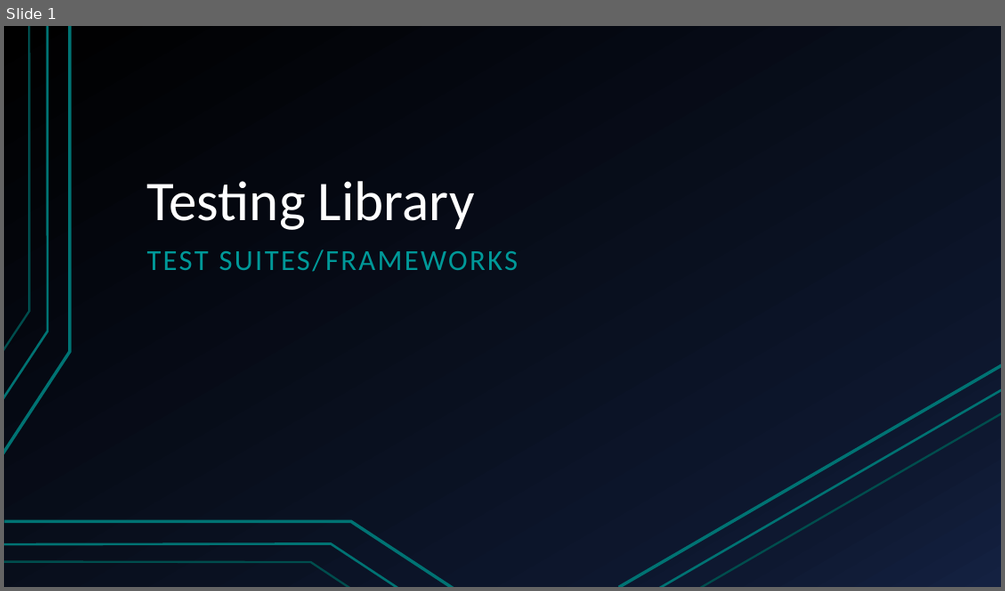
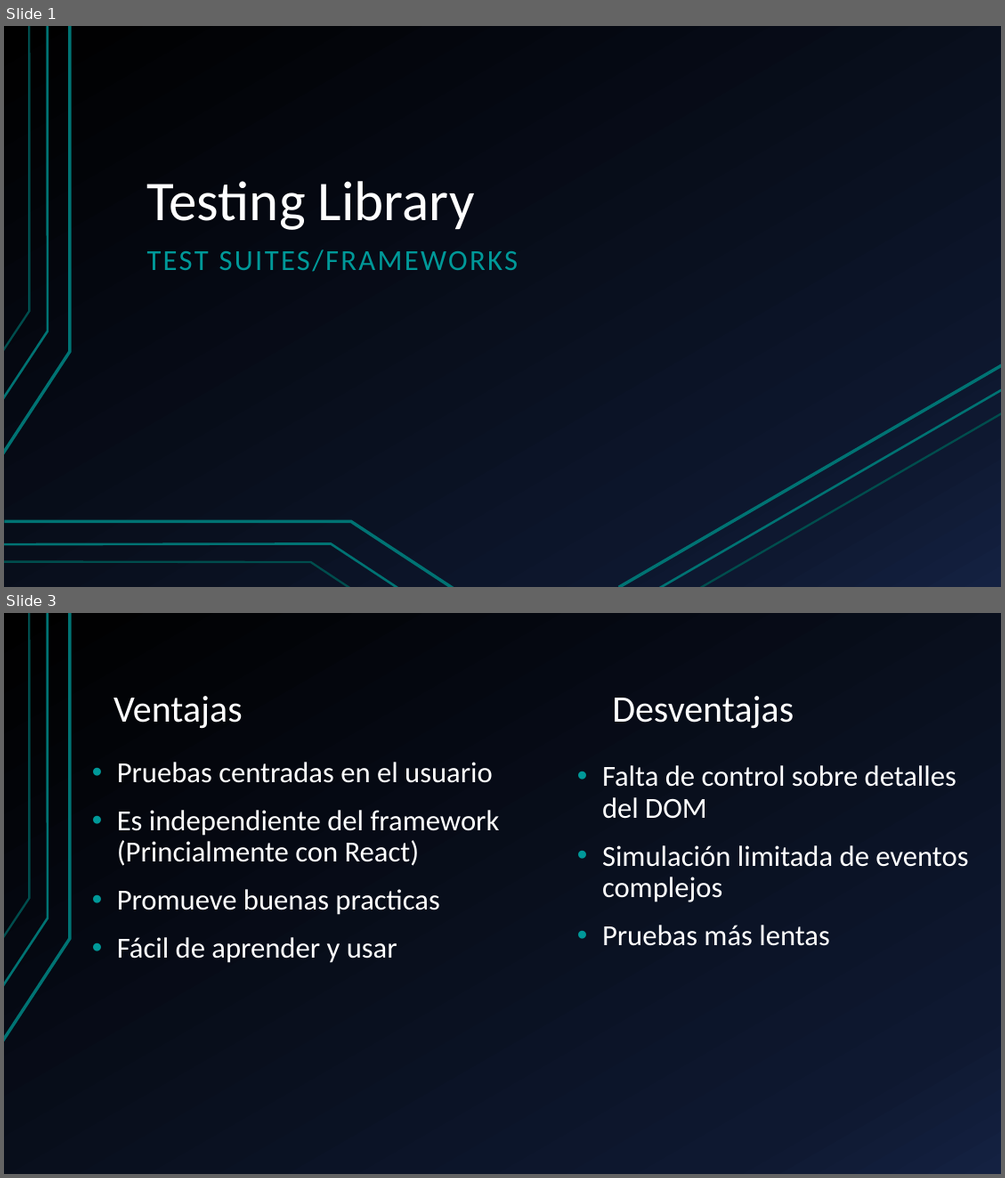
Before and after one commit to GusGiam01/TP-Desarrollo-Software, a slide deck: App POC/Documentacion/TestingLibrary-Presentacion.pptx. Shown one above the other, each under a label of ours: slide 1 before the commit, slides 1 and 3 after it; the slides between them are not shown. The pictures are 1005x591 and 1005x1178 pixels, drawn with LibreOffice and Linux fonts; fonts in the diff are those of the drawing. Boxes give left, top, right and bottom in pixels: in the first picture for what was removed or moved away, otherwise in the second. Text is boxed around its words. In the diff, an @@ line names an element or a change of style, - is before the commit and + after.

```diff
--- a/App POC/Documentacion/TestingLibrary-Presentacion.pptx
+++ b/App POC/Documentacion/TestingLibrary-Presentacion.pptx
@@ slide 3 added at [4,613,1001,1174], background gradient #000000 to #0F1931 to #142242; not listed: 3 template elements that a slide beside it also shows @@
@@ title added at [113,696,793,729], 36 pt, text #FFFFFF @@
+Ventajas Desventajas
@@ text added at [117,762,500,963], 28 pt, text #FFFFFF @@
+• Pruebas centradas en el usuario
+• Es independiente del framework (Princialmente con React)
+• Promueve buenas practicas
+• Fácil de aprender y usar
@@ text added at [602,765,968,946], 28 pt, text #FFFFFF @@
+• Falta de control sobre detalles del DOM
+• Simulación limitada de eventos complejos
+• Pruebas más lentas
```
Also in this commit, not shown: 1 slide changed, 2 other slides added.
